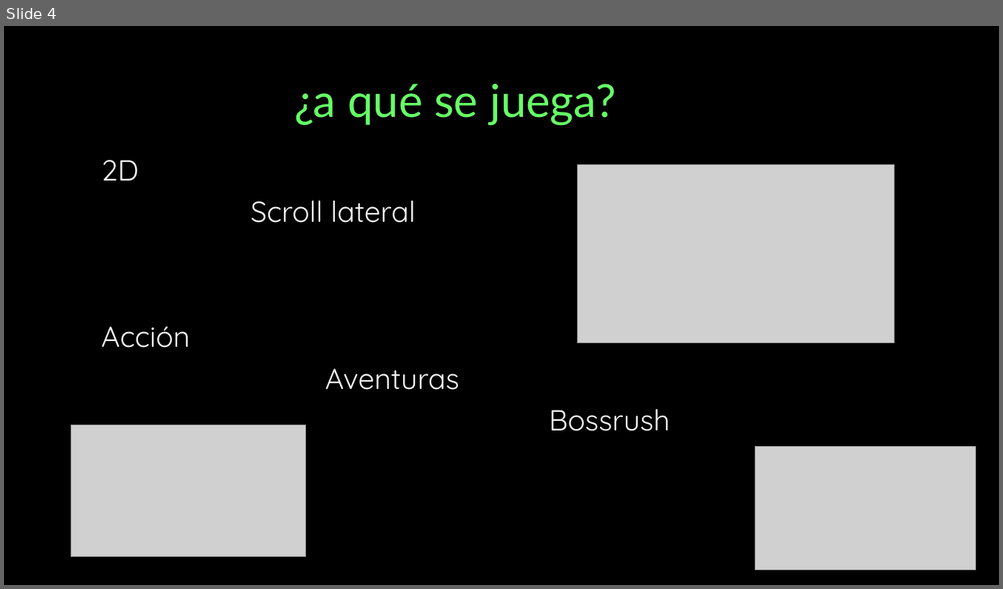
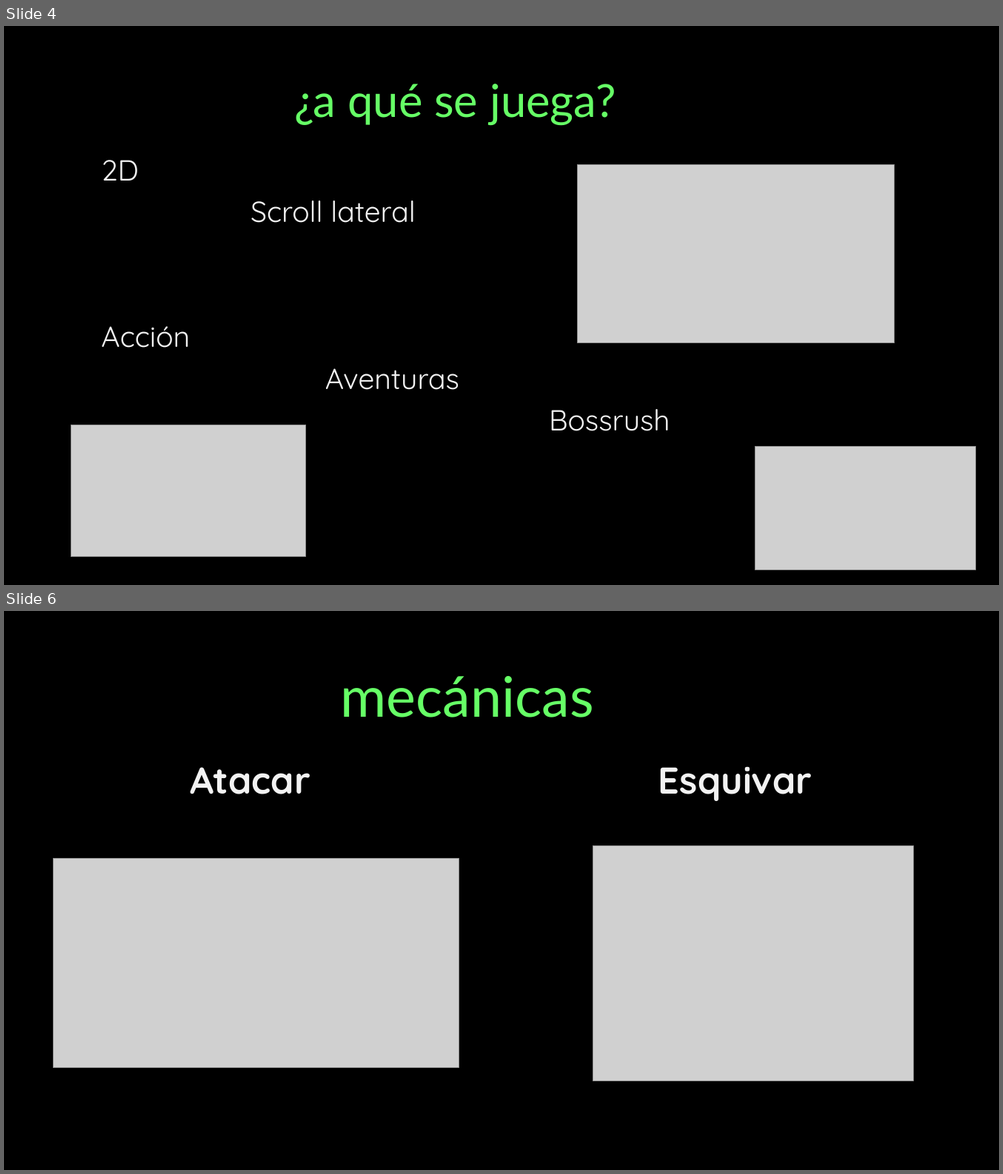
Before and after one commit to Xuppap-Inc/VerdantSorrow, a slide deck: Hitos/Presentacion hito 0.pptx. Shown one above the other, each under a label of ours: slide 4 before the commit, slides 4 and 6 after it; the slides between them are not shown. The pictures are 1003x589 and 1003x1174 pixels, drawn with LibreOffice and Linux fonts; fonts in the diff are those of the drawing; grey boxes stand for pictures. Boxes give left, top, right and bottom in pixels: in the first picture for what was removed or moved away, otherwise in the second. Text is boxed around its words. In the diff, an @@ line names an element or a change of style, - is before the commit and + after.

```diff
--- a/Hitos/Presentacion hito 0.pptx
+++ b/Hitos/Presentacion hito 0.pptx
@@ slide 6 added at <box>4,611,999,1170</box>, background #000000 @@
@@ title added at <box>341,676,594,718</box>, 54 pt, text #66FF66 @@
+mecánicas
@@ text added at <box>190,767,310,795</box>, 36 pt, text #F2F2F2, bold @@
+Atacar
@@ text added at <box>658,766,811,801</box>, 36 pt, text #F2F2F2, bold @@
+Esquivar
@@ picture added at <box>593,846,913,1082</box> @@
@@ picture added at <box>54,859,459,1068</box> @@
```
Also in this commit, not shown: 4 slides changed, 1 slide removed.
